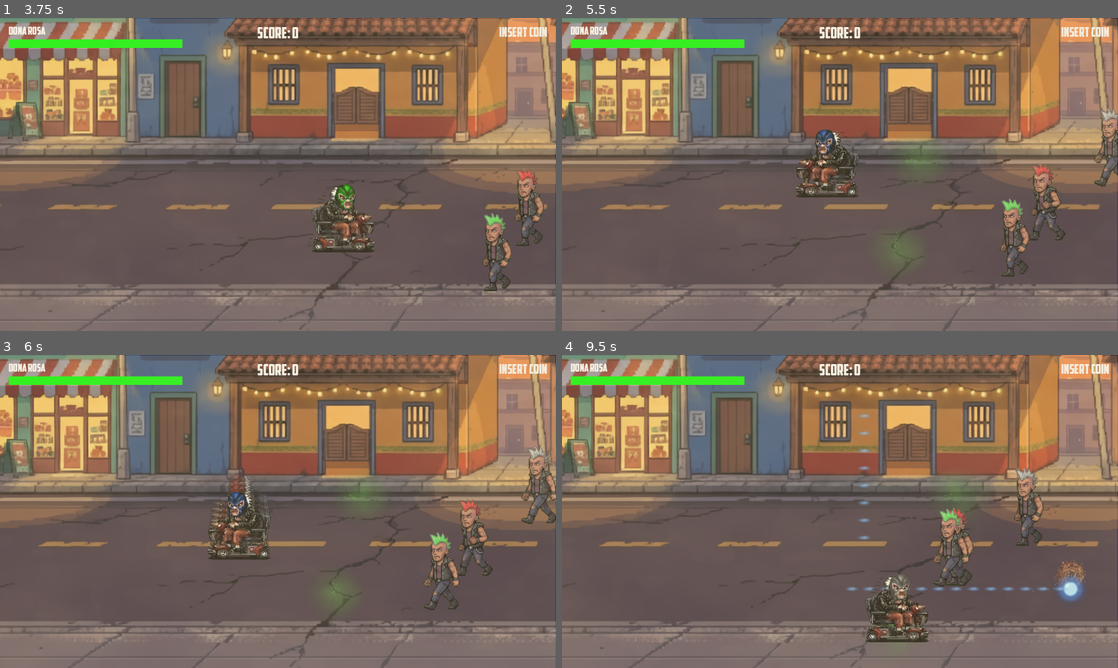
Above: before the commit, frames 1-4 (two rows, left to right).
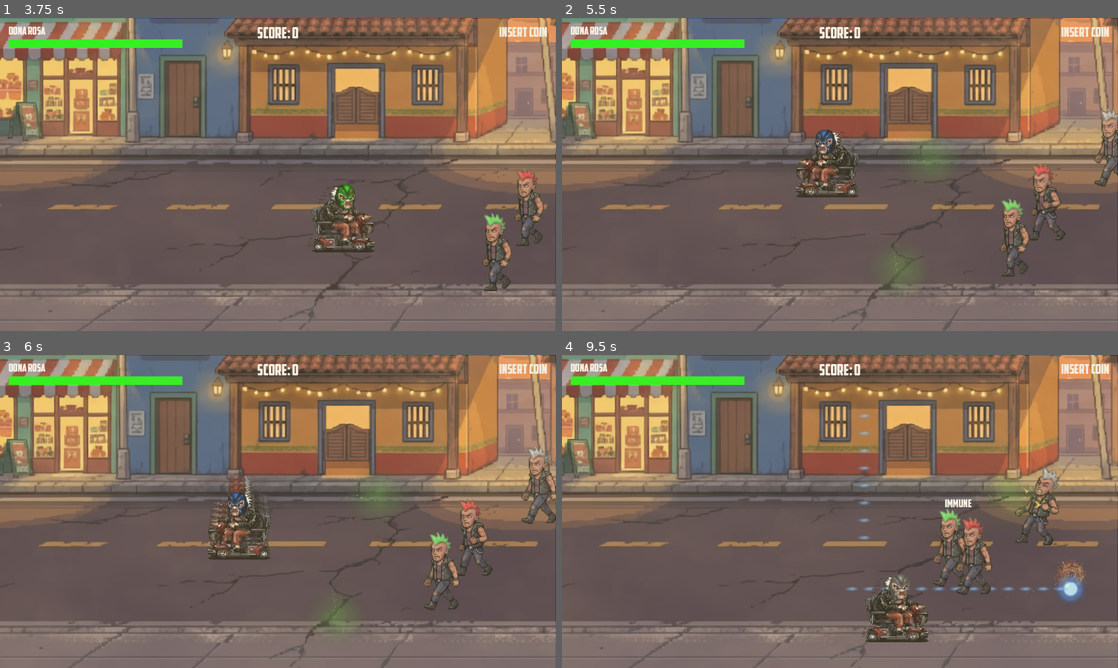
Above: after the commit, the same moments.

Repository: BIMInternational/GGJ2026
Game: Godot game, scene res://src/scenes/intro/Intro.tscn
Two runs of this game, one before a commit and one after it. Both use one fixed random seed, a clock stepped at 60 frames per second and the inputs below. Sound files missing from this copy of the repository are replaced by a short silence.
Inputs (mouse positions are in pixels of both pictures, inside the frame that each line leads up to):
- Up to frame 1 (3.75 s): tap Enter (ui_accept) at 0.5 s; move the mouse to (400, 158) at 0.52 s; hold D (move_right) 0.53-1.25 s; tap E (action) at 0.6 s; click (400, 158) at 0.67 s; tap Space (jump) at 0.77, 2.27 s; click "Start" at 1.25 s; move the mouse to (166, 190) at 2.02 s; hold S (move_down) 2.03-2.78 s; tap Q (attack) at 2.1 s; move the mouse to (333, 105) at 2.77 s; hold D (move_right) 2.78-3.53 s; tap Shift (dash) at 2.85 s; move the mouse to (250, 237) at 3.52 s; hold W (move_up) from 3.53 s (still down); right-click (250, 237) at 3.6 s; click (250, 237) at 3.67 s
- Up to frame 2 (5.5 s): tap Space (jump) at 3.77, 4.52, 5.27 s; move the mouse to (1006, 221) at 4.27 s; release W (move_up) at 4.28 s; hold A (move_left) from 4.28 s (still down); tap E (action) at 4.35 s; move the mouse to (673, 127) at 5.02 s; tap Q (attack) at 5.1 s
- Up to frame 3 (6 s): move the mouse to (305, 511) at 5.77 s; release A (move_left) at 5.78 s; hold S (move_down) from 5.78 s (still down); tap Shift (dash) at 5.85 s; click (305, 511) at 5.92 s
- Up to frame 4 (9.5 s): move the mouse to (756, 433) at 6.52 s; release S (move_down) at 6.53 s; hold D (move_right) 6.53-7.28 s; right-click (756, 433) at 6.6 s; tap Space (jump) at 6.77, 7.52, 8.27 s; move the mouse to (962, 495) at 7.27 s; hold W (move_up) 7.28-8.03 s; tap E (action) at 7.35 s; move the mouse to (728, 527) at 8.02 s; hold D (move_right) 8.03-8.78 s; tap Q (attack) at 8.1 s; click (728, 527) at 8.17 s; move the mouse to (895, 442) at 8.77 s; hold S (move_down) from 8.78 s (still down); tap Shift (dash) at 8.85 s

Frame 1 is identical in both runs. In frame 2, less than 0.1% of the frame differs, in the area x 59-66%, y 44-84%; in frame 3, 0.2%; in frame 4, 1.9%, in the area x 58-90%, y 35-88%.

Commit message:
info playSound

Diff:
--- a/ggj-2026/src/combat/attack_data.gd
+++ b/ggj-2026/src/combat/attack_data.gd
@@ -53,5 +53,8 @@
 ## Effet de particules pour la trainée (GPUParticles2D)
 @export var trail_particle_effect: PackedScene = null
 
+## Jouer un son lors du spawn de l'attaque (false pour les zones statiques/trainées)
+@export var play_sound: bool = true
+
 ## Effet visuel (particules/sprites)
 @export var visual_effect: PackedScene = null
--- a/ggj-2026/src/combat/data/gas_attack.tres
+++ b/ggj-2026/src/combat/data/gas_attack.tres
@@ -12,7 +12,7 @@
 range_distance = 80.0
 dissipation_time = 10.0
 cooldown = 0.4
-speed = 50.0
+speed = 100.0
 reverse_direction = true
 trail_attack_data = ExtResource("2_gas_static")
 trail_spawn_distance = 20.0
--- a/ggj-2026/src/combat/data/gas_block.tres
+++ b/ggj-2026/src/combat/data/gas_block.tres
@@ -11,4 +11,5 @@
 dissipation_time = 45.0
 cooldown = 0.0
 collision_radius = 30.0
+play_sound = false
 visual_effect = ExtResource("2_7s6kc")
--- a/ggj-2026/src/combat/data/gas_static.tres
+++ b/ggj-2026/src/combat/data/gas_static.tres
@@ -10,4 +10,5 @@
 range_distance = 0.0
 dissipation_time = 8.0
 cooldown = 0.0
+play_sound = false
 visual_effect = ExtResource("2_oawso")
--- a/ggj-2026/src/combat/data/ice_static.tres
+++ b/ggj-2026/src/combat/data/ice_static.tres
@@ -11,4 +11,5 @@
 dissipation_time = 12.0
 cooldown = 0.0
 collision_radius = 30.0
+play_sound = false
 visual_effect = ExtResource("2_v2ru2")
--- a/ggj-2026/src/combat/data/lightning_static.tres
+++ b/ggj-2026/src/combat/data/lightning_static.tres
@@ -10,4 +10,5 @@
 range_distance = 80.0
 cooldown = 0.0
 collision_radius = 30.0
+play_sound = false
 visual_effect = ExtResource("2_sfobr")
--- a/ggj-2026/src/combat/data/water_static.tres
+++ b/ggj-2026/src/combat/data/water_static.tres
@@ -9,3 +9,4 @@
 range_distance = 80.0
 dissipation_time = 10.0
 cooldown = 0.0
+play_sound = false
--- a/ggj-2026/src/ui/game_over.gd
+++ b/ggj-2026/src/ui/game_over.gd
@@ -85,7 +85,11 @@
 
 
 func _on_quit_pressed() -> void:
-	get_tree().quit()
+	if OS.has_feature("web"):
+		# Sur web, retourner au menu principal
+		_return_to_main_menu()
+	else:
+		get_tree().quit()
 
 
 func _setup_focus() -> void:
--- a/ggj-2026/src/ui/main_menu.gd
+++ b/ggj-2026/src/ui/main_menu.gd
@@ -8,6 +8,10 @@
 	_update_texts()
 	_initialize_signals()
 	_setup_focus()
+
+	# Cacher le bouton Quitter sur web car quit() ne fonctionne pas
+	if OS.has_feature("web"):
+		$VBoxContainer/QuitButton.visible = false
 
 
 func _update_texts() -> void:
@@ -43,7 +47,11 @@
 
 
 func _on_quit_pressed() -> void:
-	get_tree().quit()
+	if OS.has_feature("web"):
+		# Sur web, on ne peut pas quitter, retourner au menu
+		SceneManager.change_scene(GameConstants.SCENE_MAIN_MENU)
+	else:
+		get_tree().quit()
 
 
 func _setup_focus() -> void:
